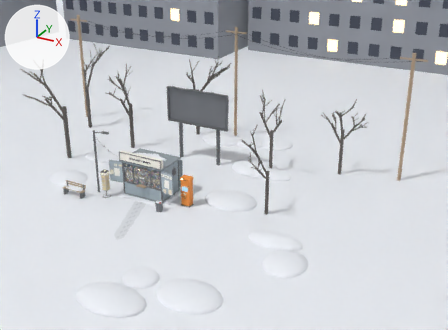
The glTF model assets/kiosk/kiosk.glb: old version first, new version second.
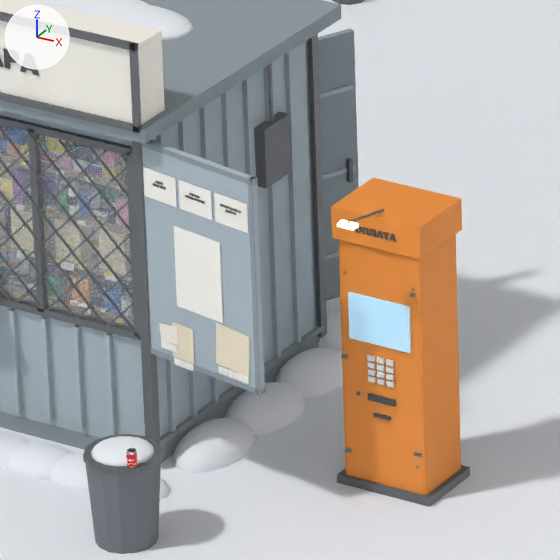
The first picture shows the older version from a 50 mm lens placed at (22.3, -30.5, 18.5), pointed at (4.6, 1.7, 2.4). The close-ups show the older and then the newer version on the part from 33% to 45% of the width and 48% to 65% of the height of that picture. Only the edits that show in the close-ups are written down. The lights are fixed; the arrows at upper left show +X, +Y and +Z. Where no turn or scale is listed for an object, it has been applied to the vertices. Vertices at exactly the same position are counted once.

In view in the first close-up: 'ground_snow', 'hs_showcase', 'hs_terminal', 'kiosk_frame', 'kiosk_front_lower', 'kiosk_ribs', 'kiosk_roof', 'kiosk_signbox', 'kiosk_wall_r', 'posters_right', 'shutter_right', 'snow_drifts', 'terminal_details' and 22 more.
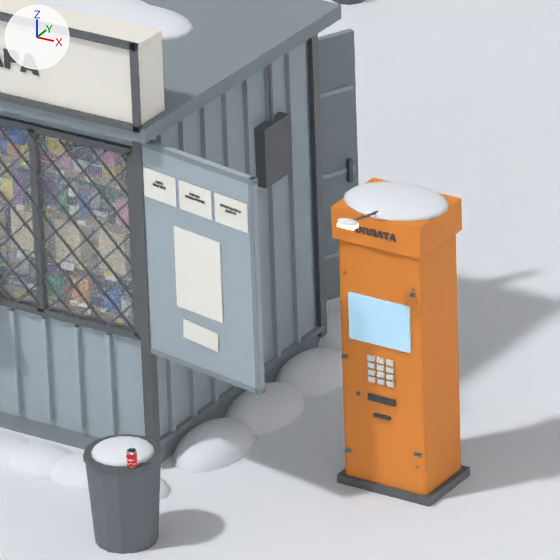
Location of each change, [x1, y1, x2, y2] in pixels of the close-ups (560 x 560 px):
'posters_right', reshaped (69% shorter): before [143, 167, 249, 384]; after [143, 167, 248, 233]
'terminal_snow', added: after [337, 181, 449, 226]
'hs_fullprice', added: after [183, 319, 218, 352]
part 1 of me_posters_right, deleted: before [159, 322, 249, 384]

The change, as a diff of the scene's bpy script:
```diff
--- a/assets/kiosk/kiosk.glb.py
+++ b/assets/kiosk/kiosk.glb.py
@@ me_posters_right @@
 # used by ob_posters_right; location = (1.5, -1.0, 0.0)
-me_posters_right.from_pydata(...)  # 192 vertices, 288 faces; spans x 0.044..0.931, y -0.193..-0.032, z 0.839..2.17
-me_posters_right.materials.append(mat_poster_yellow)  # pale yellow #f1e5cb
+me_posters_right.from_pydata(...)  # 24 vertices, 36 faces; spans x 0.044..0.931, y -0.193..-0.032, z 1.97..2.17
+# me_posters_right part 1: 21 loose pieces with 168 vertices, spanning x 0.128..0.907, y -0.186..-0.05, z 0.839..1.252, are deleted
 me_posters_right.materials.append(mat_paper)
-me_posters_right.materials.append(mat_poster_white)  # white #f6f1e7
@@ me_terminal_snow @@
+me_terminal_snow.from_pydata(...)  # 190 vertices, 372 faces; spans x 2.645..3.355, y -0.96..-0.08, z 1.93..2.082
+me_terminal_snow.materials.append(mat_snow)  # white #eff2f8
@@ me_hs_fullprice @@
+me_hs_fullprice.from_pydata(...)  # a box spanning x -0.15..0.15, y -0.002..0.002, z -0.065..0.065
+me_hs_fullprice.materials.append(mat_paper)  # white #f9f7ef
@@ ob_terminal_snow @@
+ob_terminal_snow = bpy.data.objects.new('terminal_snow', me_terminal_snow)
+ob_terminal_snow.location = (0.0, 0.0, 0.0)
@@ ob_hs_fullprice @@
+ob_hs_fullprice = bpy.data.objects.new('hs_fullprice', me_hs_fullprice)
+ob_hs_fullprice.parent = ob_shutter_right_hinge
+ob_hs_fullprice.location = (-0.5, 0.027, 1.12)
+ob_hs_fullprice.rotation_euler = (0.0, -0.05, 0.0)  # degrees (0, -2.9, 0)
```
